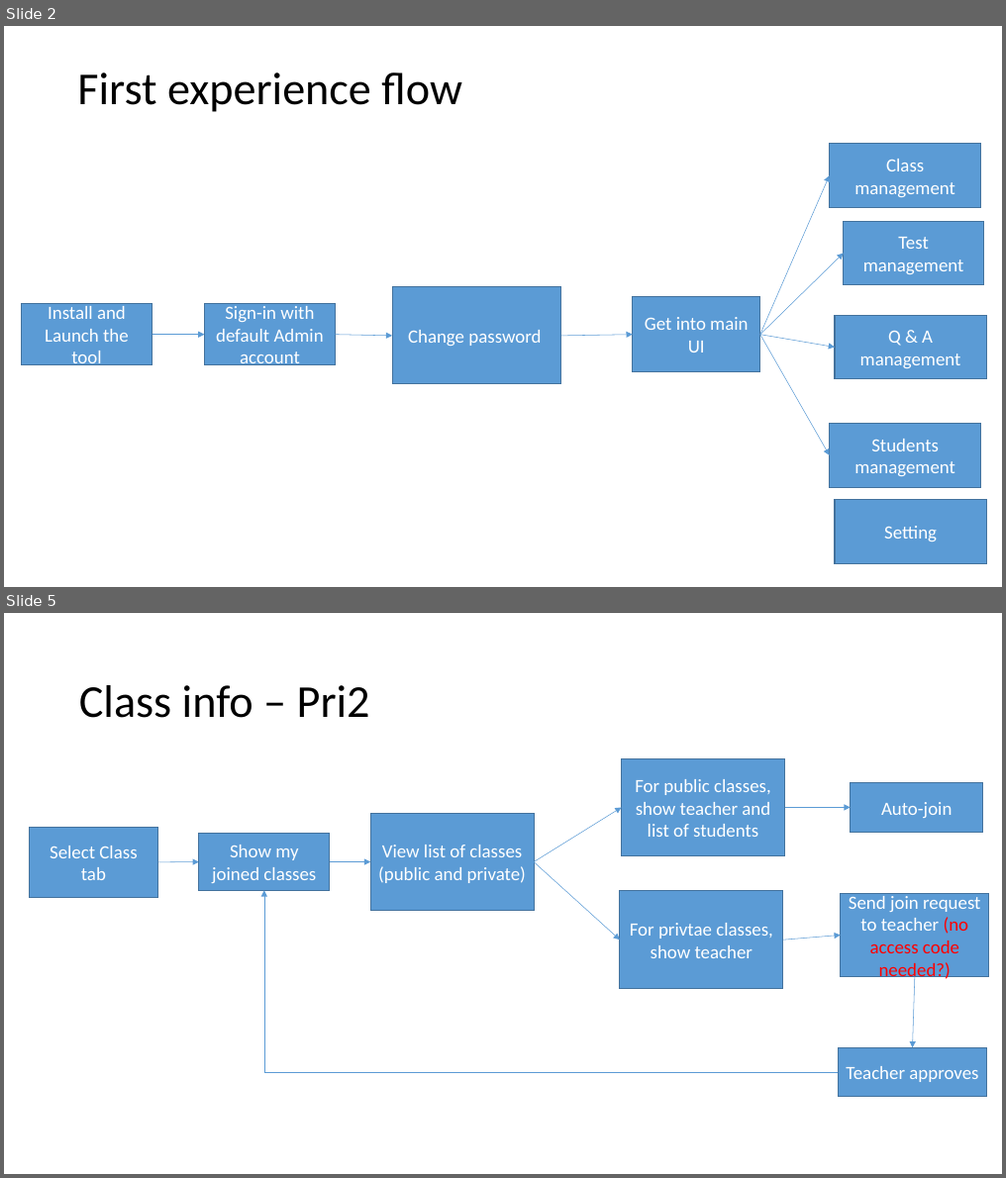
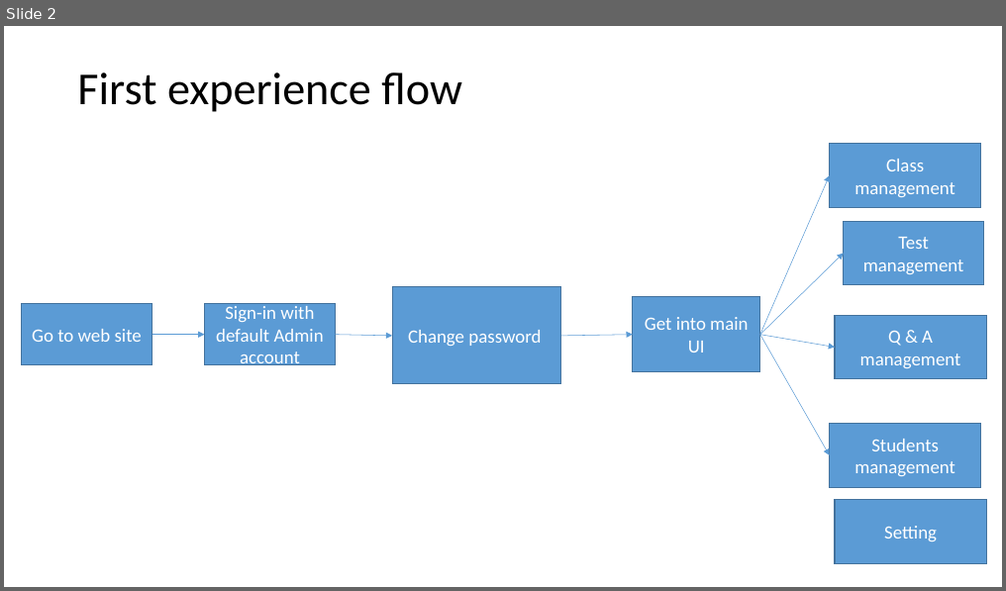
Before and after one commit to Wu-Fei/Parrot-Wireframe, a slide deck: Admin tool flow.pptx. Shown one above the other, each under a label of ours: slides 2 and 5 before the commit, slide 2 after it; the slides between them are not shown. The pictures are 1006x1178 and 1006x591 pixels, drawn with LibreOffice and Linux fonts; fonts in the diff are those of the drawing. Boxes give left, top, right and bottom in pixels: in the first picture for what was removed or moved away, otherwise in the second. Text is boxed around its words. In the diff, an @@ line names an element or a change of style, - is before the commit and + after.

```diff
--- a/Admin tool flow.pptx
+++ b/Admin tool flow.pptx
@@ slide 5 removed at (4,613,1002,1174), background #FFFFFF @@
@@ title removed at (79,685,370,718) @@
-Class info – Pri2
@@ rectangle removed at (622,759,785,858) @@
-For public classes, show teacher and list of students
@@ rectangle removed at (850,783,983,832) @@
-Auto-join
@@ rectangle removed at (371,813,534,911) @@
-View list of classes (public and private)
@@ arrow removed from (534, 862) to (622, 808) @@
@@ arrow removed from (785, 808) to (850, 808) @@
@@ rectangle removed at (30,827,158,898) @@
-Select Class tab
@@ rectangle removed at (199,834,329,891) @@
-Show my joined classes
@@ arrow removed from (158, 862) to (199, 862) @@
@@ arrow removed from (330, 862) to (371, 862) @@
@@ arrow removed from (534, 862) to (620, 940) @@
@@ elbow arrow removed from (838, 1072) to (264, 891) @@
@@ rectangle removed at (620,891,783,989) @@
-For privtae classes, show teacher
@@ rectangle removed at (841,894,989,977) @@
-Send join request to teacher (no access code needed?)
@@ arrow removed from (783, 940) to (841, 936) @@
@@ arrow removed from (915, 977) to (913, 1048) @@
@@ rectangle removed at (838,1048,987,1096) @@
-Teacher approves
@@ slide 2 changed as well @@
@@ text in rectangle at (32,329,142,342): text changed @@
-Install and Launch the tool
+Go to web site
```
Also in this commit, not shown: 3 other slides changed, 2 slides added, 1 other slide removed, 2 other files.
